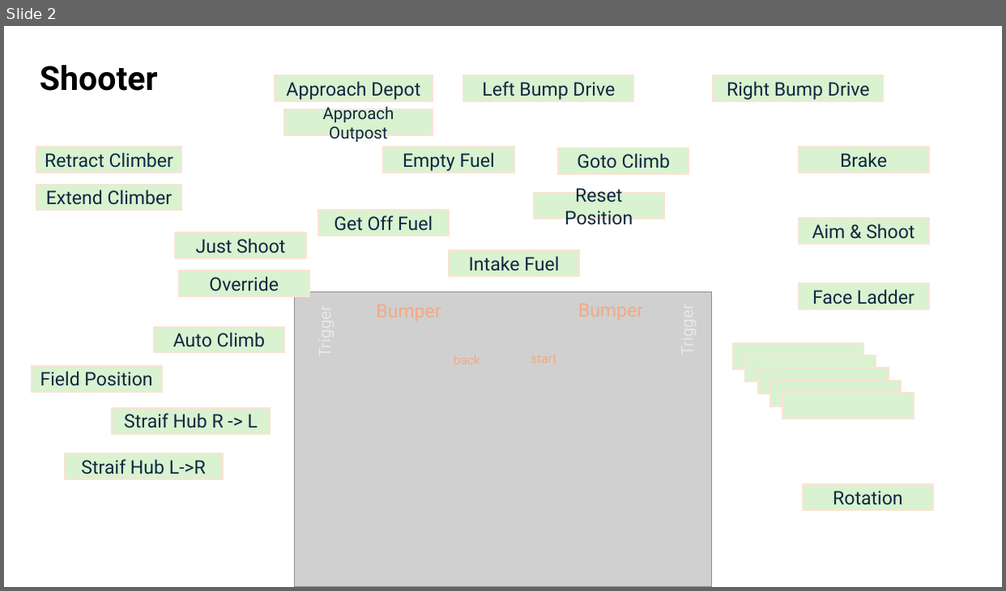
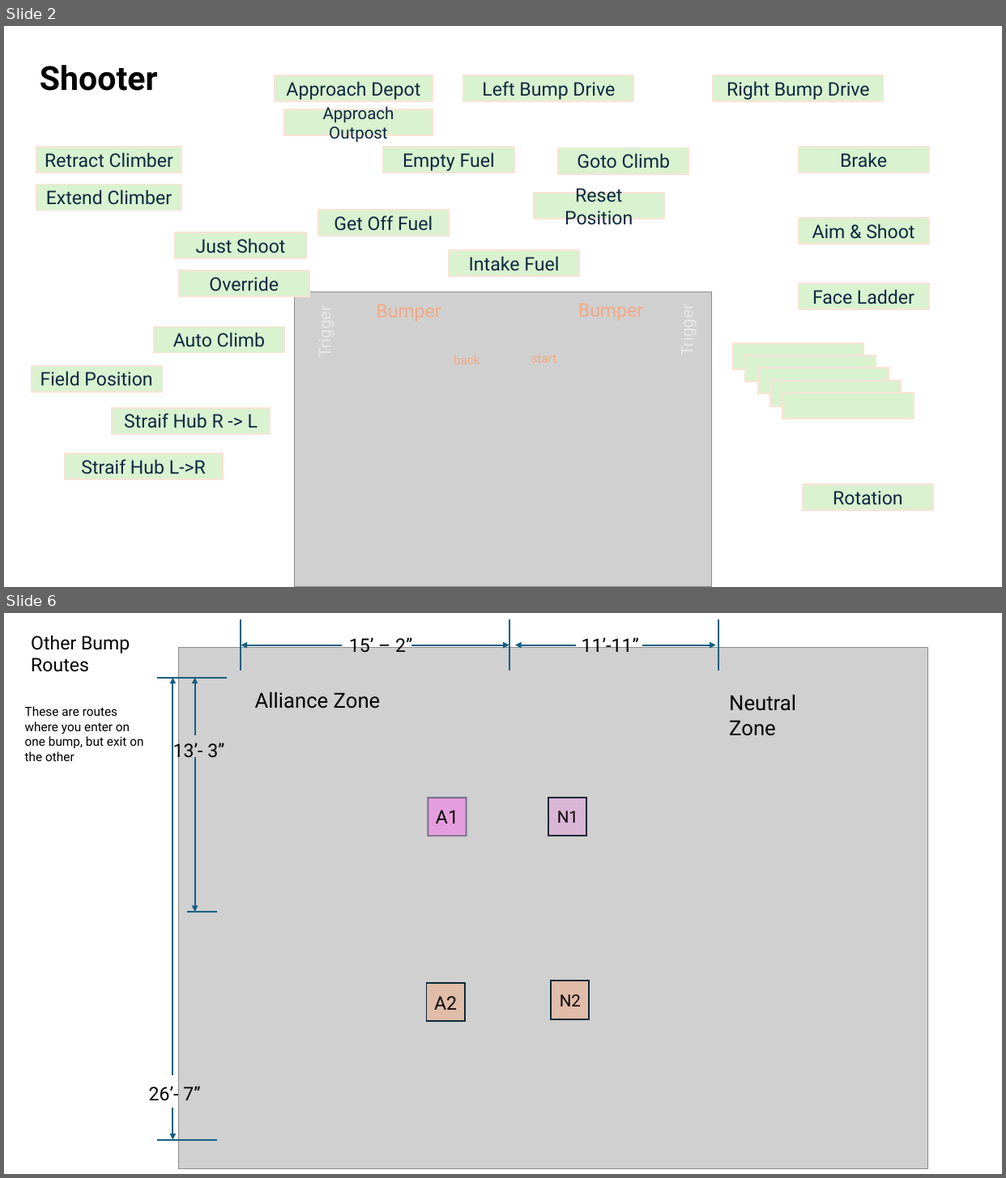
Before and after one commit to 6107/2026-Rebuilt, a slide deck: docs/Controller Mappings & Paths.pptx. Shown one above the other, each under a label of ours: slide 2 before the commit, slides 2 and 6 after it; the slides between them are not shown. The pictures are 1006x591 and 1006x1178 pixels, drawn with LibreOffice and Linux fonts; fonts in the diff are those of the drawing; grey boxes stand for pictures. Boxes give left, top, right and bottom in pixels: in the first picture for what was removed or moved away, otherwise in the second. Text is boxed around its words. In the diff, an @@ line names an element or a change of style, - is before the commit and + after.

Commit message:
New autonomous routes

```diff
--- a/docs/Controller Mappings & Paths.pptx
+++ b/docs/Controller Mappings & Paths.pptx
@@ slide 6 added at (4,613,1002,1174), background #FFFFFF @@
@@ text added at (31,635,130,672), 18 pt, text #000000 @@
+Other Bump Routes
@@ line added from (241, 671) to (241, 619), #156082 1.5 pt @@
@@ text added at (349,635,412,653), 18 pt, text #000000 @@
+15’ – 2”
@@ line added from (509, 671) to (509, 619), #156082 1.5 pt @@
@@ text added at (582,635,639,652), 18 pt, text #000000 @@
+11’-11”
@@ line added from (718, 671) to (718, 619), #156082 1.5 pt @@
@@ picture added at (178,648,928,1169) @@
@@ arrow added from (342, 645) to (241, 645), #156082 1.5 pt @@
@@ arrow added from (412, 645) to (509, 645), #156082 1.5 pt @@
@@ arrow added from (576, 645) to (515, 645), #156082 1.5 pt @@
@@ arrow added from (642, 645) to (716, 645), #156082 1.5 pt @@
@@ line added from (227, 677) to (157, 677), #156082 1.5 pt @@
@@ arrow added from (173, 1076) to (173, 677), #156082 1.5 pt @@
@@ arrow added from (195, 736) to (195, 677), #156082 1.5 pt @@
@@ text added at (25,706,143,761), 12 pt, text #000000 @@
+These are routes where you enter on one bump, but exit on the other
@@ text added at (255,692,381,709), 20 pt, text #000000 @@
+Alliance Zone
@@ text added at (729,694,796,736), 20 pt, text #000000 @@
+Neutral Zone
@@ text added at (173,741,224,762), 18 pt, text #000000 @@
+13’- 3”
@@ arrow added from (195, 757) to (195, 912), #156082 1.5 pt @@
@@ rectangle added at (428,798,466,836), fill #E59EDD, outline #092A39 1.5 pt, 18 pt, text #000000 @@
+A1
@@ rectangle added at (549,798,587,836), fill #E59EDD at 51% opacity, outline #092A39 1.5 pt, 16 pt, text #000000 @@
+N1
@@ line added from (187, 912) to (217, 912), #156082 1.5 pt @@
@@ rectangle added at (426,983,464,1022), fill #F2AA84 at 52% opacity, outline #092A39 1.5 pt, 18 pt, text #000000 @@
+A2
@@ rectangle added at (552,982,590,1020), fill #F2AA84 at 52% opacity, outline #092A39 1.5 pt, 16 pt, text #000000 @@
+N2
@@ text added at (149,1084,200,1105), 18 pt, text #000000 @@
+26’- 7”
@@ arrow added from (173, 1109) to (173, 1140), #156082 1.5 pt @@
@@ line added from (217, 1140) to (157, 1140), #156082 1.5 pt @@
```
Also in this commit, not shown: 3 slides changed, 1 other slide added, 2 other files.
